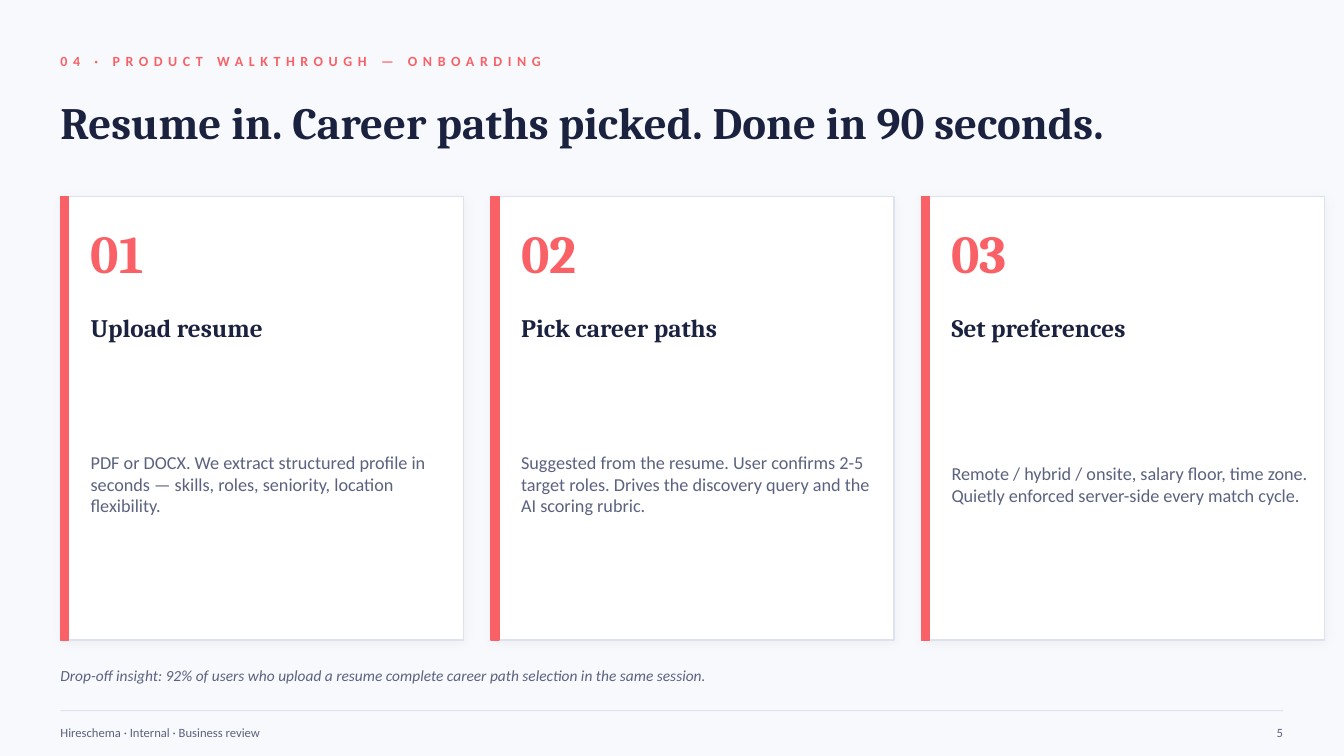
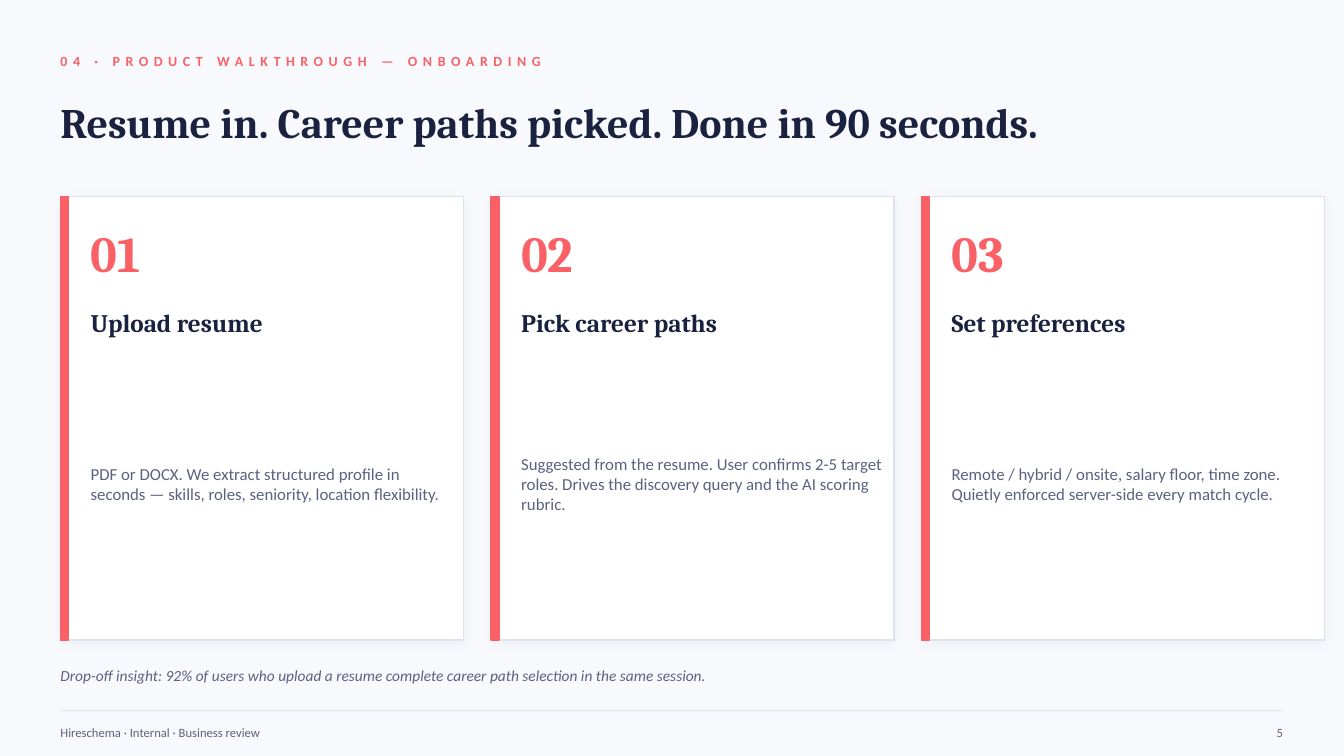
Before and after one commit to rupeshkumar-create/Hireloop, a slide deck: slide 5 of Hireschema-Business-Presentation.pptx. Drawn at 1344x756 pixels with LibreOffice and Linux fonts; fonts in the diff are those of the drawing. Boxes give left, top, right and bottom in pixels: in the first picture for what was removed or moved away, otherwise in the second. Text is boxed around its words. In the diff, an @@ line names an element or a change of style, - is before the commit and + after.

Commit message:
feat(admin): implement ghost discover mode and update business presentation assets

```diff
--- a/Hireschema-Business-Presentation.pptx
+++ b/Hireschema-Business-Presentation.pptx
@@ text "Resume in. Career paths picked. ..." at <box>60,108,1038,147</box>: size 32 to 30 pt @@
@@ size 38 to 36 pt in 3 elements at <box>91,238,141,273</box>, <box>521,238,573,273</box>, <box>952,238,1004,273</box> @@
@@ 3 texts: place and size @@
-3 texts at <box>91,319,1125,343</box>
+3 texts at <box>91,314,1125,338</box>
@@ size 13 to 12 pt in 3 elements at <box>91,468,439,503</box>, <box>521,458,882,510</box>, <box>952,468,1280,503</box> @@
```
Also in this commit, not shown: 16 other slides changed, 7 slides added, 2 slides removed, 9 other files.
